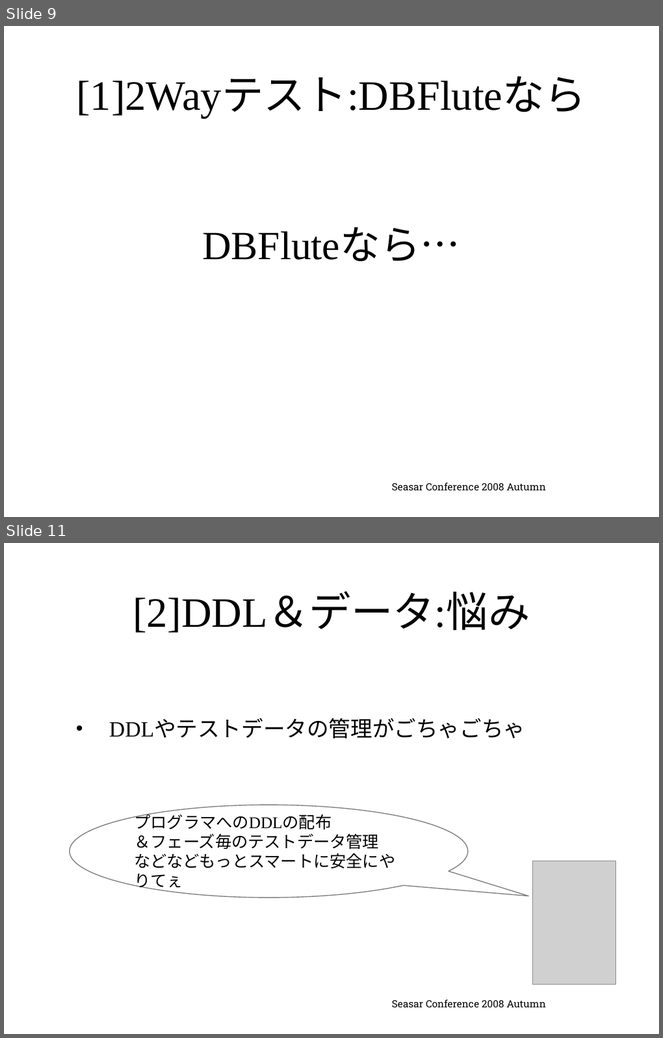
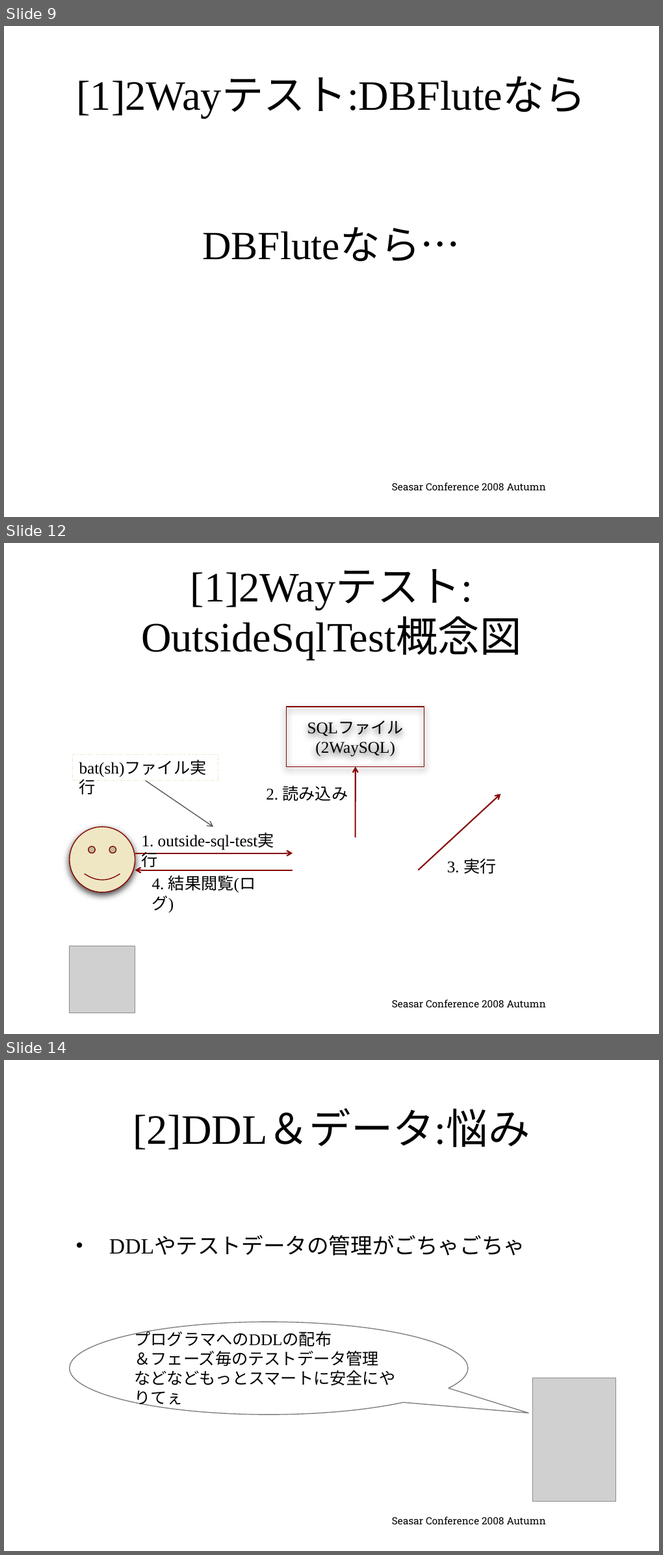
Before and after one commit to seasarorg/dbflute, a slide deck: dbflute/etc/doc/ref/session/resource/GenbaSolution2-sc2008autumn-dbflute.pptx. Shown one above the other, each under a label of ours: slides 9 and 11 before the commit, slides 9, 12 and 14 after it; the slides between them are not shown. The pictures are 663x1038 and 663x1555 pixels, drawn with LibreOffice and Linux fonts; fonts in the diff are those of the drawing; grey boxes stand for pictures; background and template pictures are left out. Boxes give left, top, right and bottom in pixels: in the first picture for what was removed or moved away, otherwise in the second. Text is boxed around its words. In the diff, an @@ line names an element or a change of style, - is before the commit and + after.

```diff
--- a/dbflute/etc/doc/ref/session/resource/GenbaSolution2-sc2008autumn-dbflute.pptx
+++ b/dbflute/etc/doc/ref/session/resource/GenbaSolution2-sc2008autumn-dbflute.pptx
@@ slide 12 added at (x1=4, y1=543, x2=659, y2=1034), background picture (left out) @@
@@ title added at (x1=141, y1=569, x2=521, y2=659), 46 pt, text #000000 @@
+[1]2Wayテスト:
+OutsideSqlTest概念図
@@ rectangle added at (x1=286, y1=707, x2=424, y2=767), outline #860605 1 pt, 18 pt, text #000000 @@
+SQLファイル
+(2WaySQL)
@@ rectangle added at (x1=73, y1=755, x2=219, y2=781), outline #000000 0.75 pt dashed, 18 pt, text #000000 @@
+bat(sh)ファイル実行
@@ arrow added from (355, 838) to (356, 767), #860908 1.5 pt @@
@@ arrow added from (146, 781) to (214, 826), #595959 1 pt @@
@@ text added at (x1=266, y1=785, x2=348, y2=801), 18 pt, text #000000 @@
+2. 読み込み
@@ arrow added from (418, 871) to (501, 794), #860908 1.5 pt @@
@@ smiley face added at (x1=70, y1=826, x2=135, y2=892), fill #EFE7C3, outline #860605 1 pt @@
@@ text added at (x1=142, y1=834, x2=274, y2=850), 18 pt, text #000000 @@
+1. outside-sql-test実行
@@ arrow added from (135, 854) to (293, 854), #860908 1.5 pt @@
@@ arrow added from (293, 871) to (135, 871), #860908 1.5 pt @@
@@ text added at (x1=447, y1=858, x2=496, y2=874), 18 pt, text #000000 @@
+3. 実行
@@ text added at (x1=152, y1=875, x2=256, y2=913), 18 pt, text #000000 @@
+4. 結果閲覧(ログ)
@@ picture added at (x1=70, y1=947, x2=135, y2=1014) @@
@@ text added at (x1=392, y1=1000, x2=546, y2=1008), 11 pt, text #000000 @@
+Seasar Conference 2008 Autumn
@@ what was slide 11 is now slide 14 @@
```
Also in this commit, not shown: 2 slides changed, 2 other slides added.
